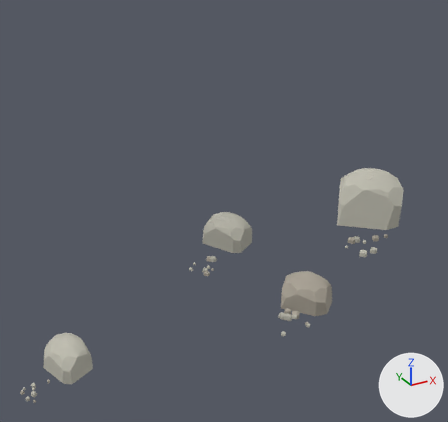
Renders of the glTF model shared/geometry/granite/bedrock_3_4.glb from each side of a commit.
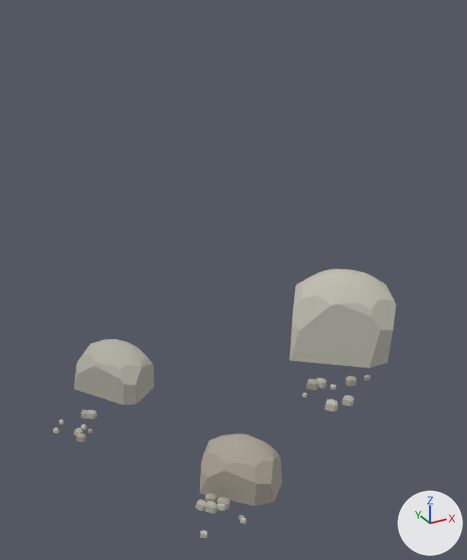
Each version appears first whole from a 50 mm camera at (1540.0, 1961.0, 1059.0) aimed at (1818.0, 2465.0, 807.0), and next in a close-up on the part from 35% to 100% of the width and 0% to 83% of the height. Arrows for +X, +Y and +Z are at lower right; the lights stay in place. The first two pictures are the older version. Vertices at exactly the same position are counted once.

Objects in the first close-up: 'granite_bedrock'.
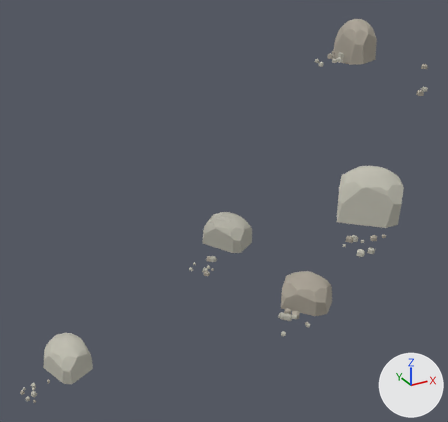
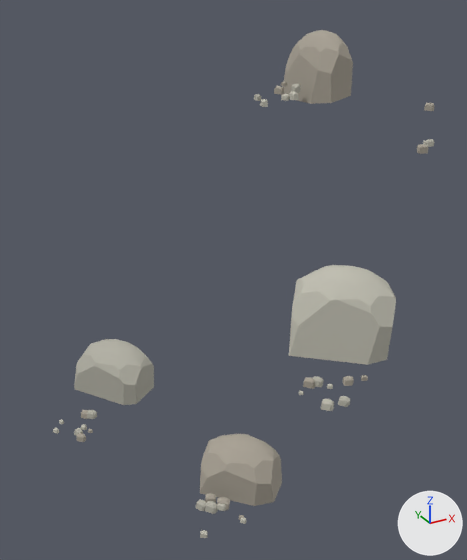
Changed parts and their boxes [x1, y1, x2, y2] in the close-ups (467 x 560 px; the box of a moved part takes in the faces that stretch with it):
'granite_bedrock', reshaped
    before: [53, 269, 396, 538]
    after: [53, 30, 434, 538]
part 1 of me_granite_bedrock, moved or reshaped
    before: [290, 269, 396, 368]
    after: [289, 265, 396, 365]
part 2 of me_granite_bedrock, added
    after: [291, 84, 301, 93]
part 3 of me_granite_bedrock, added
    after: [254, 94, 261, 101]
part 4 of me_granite_bedrock, added
    after: [426, 139, 434, 147]
part 5 of me_granite_bedrock, added
    after: [274, 86, 284, 94]
part 6 of me_granite_bedrock, added
    after: [424, 103, 434, 111]
part 7 of me_granite_bedrock, added
    after: [417, 144, 429, 154]
part 8 of me_granite_bedrock, added
    after: [281, 94, 289, 101]
part 9 of me_granite_bedrock, added
    after: [289, 91, 298, 100]
part 10 of me_granite_bedrock, added
    after: [260, 99, 268, 107]
part 11 of me_granite_bedrock, added
    after: [281, 30, 353, 104]
part 12 of me_granite_bedrock, moved or reshaped
    before: [302, 375, 371, 411]
    after: [299, 375, 368, 411]

What changed in the scene script:
```text
Change me_granite_bedrock:
    remove me_granite_bedrock.from_pydata(...)  # 1486 vertices, 2828 faces; spans x 1605.0..1998.0, y 2353.0..2556.0, z 617.0..841.0
    add me_granite_bedrock.from_pydata(...)  # 2006 vertices, 3816 faces; spans x 1605.0..2047.0, y 2353.0..2559.0, z 617.0..974.0
    me_granite_bedrock part 1: the loose piece of 80 vertices spanning x 1927.0..1998.0, y 2382.0..2446.0, z 785.0..841.0 is turned -2.6 degrees about the z axis through its middle, then moved by (0.0, 0.0, 3.0)
    me_granite_bedrock part 2: the loose piece of 38 vertices spanning x 1924.0..1931.0, y 2385.0..2392.0, z 780.0..785.0 is copied, and the copy is turned -48.5 degrees about the z axis through its middle and scaled by 1.05, then moved by (79.0, 142.0, 155.0); it spans x 2003.0..2009.0, y 2526.0..2534.0, z 934.0..940.0
    me_granite_bedrock part 3: the loose piece of 38 vertices spanning x 1797.0..1802.0, y 2470.0..2476.0, z 737.0..742.0 is copied, and the copy is moved by (187.0, 75.0, 189.0); it spans x 1984.0..1988.0, y 2545.0..2551.0, z 927.0..931.0
    me_granite_bedrock part 4: the loose piece of 38 vertices spanning x 1932.0..1939.0, y 2367.0..2374.0, z 773.0..779.0 is copied, and the copy is turned 29.9 degrees about the z axis through its middle and scaled by 0.8, then moved by (101.0, 56.0, 139.0); it spans x 2033.0..2039.0, y 2424.0..2429.0, z 913.0..917.0
    me_granite_bedrock part 5: the loose piece of 36 vertices spanning x 1949.0..1953.0, y 2371.0..2374.0, z 785.0..788.0 is copied, and the copy is turned -49.6 degrees about the z axis through its middle and scaled by 1.69, then moved by (48.0, 167.0, 148.0); it spans x 1996.0..2002.0, y 2536.0..2543.0, z 932.0..937.0
    me_granite_bedrock part 6: the loose piece of 36 vertices spanning x 1919.0..1927.0, y 2387.0..2394.0, z 778.0..784.0 is copied, and the copy is moved by (121.0, 47.0, 154.0); it spans x 2040.0..2047.0, y 2435.0..2441.0, z 933.0..938.0
    me_granite_bedrock part 7: the loose piece of 36 vertices spanning x 1949.0..1953.0, y 2371.0..2374.0, z 785.0..788.0 is copied, and the copy is scaled about its middle by (1.74, 1.82, 1.78), then moved by (81.0, 55.0, 124.0); it spans x 2028.0..2036.0, y 2425.0..2431.0, z 908.0..914.0
    me_granite_bedrock part 8: the loose piece of 36 vertices spanning x 1930.0..1934.0, y 2380.0..2383.0, z 780.0..783.0 is copied, and the copy is turned -39.2 degrees about the z axis through its middle and scaled by 1.51, then moved by (66.0, 149.0, 150.0); it spans x 1995.0..2000.0, y 2528.0..2533.0, z 929.0..933.0
    me_granite_bedrock part 9: the loose piece of 36 vertices spanning x 1913.0..1917.0, y 2387.0..2390.0, z 776.0..778.0 is copied, and the copy is turned -60.3 degrees about the z axis through its middle and scaled by 2.27, then moved by (87.0, 138.0, 156.0); it spans x 1999.0..2004.0, y 2523.0..2530.0, z 930.0..935.0
    me_granite_bedrock part 10: the loose piece of 36 vertices spanning x 1921.0..1930.0, y 2371.0..2379.0, z 770.0..776.0 is copied, and the copy is turned -57.4 degrees about the z axis through its middle and scaled by 0.786, then moved by (61.0, 166.0, 153.0); it spans x 1984.0..1989.0, y 2537.0..2544.0, z 924.0..929.0
    me_granite_bedrock part 11: a new loose piece of 82 vertices spanning x 2013.0..2046.0, y 2512.0..2559.0, z 926.0..974.0, in mat_stone_warm (grey #a9a295)
    me_granite_bedrock part 12: 89 vertices moved from x 1914.0..1952.0, y 2372.0..2394.0, z 774.0..788.0 to x 1912.0..1951.0, y 2372.0..2396.0, z 774.0..789.0; 188 vertices removed from x 1913.0..1953.0, y 2367.0..2393.0, z 770.0..788.0; 188 vertices added at x 1912.0..1951.0, y 2368.0..2395.0, z 770.0..789.0
    other edits to the shape of me_granite_bedrock do not show in these pictures
```
